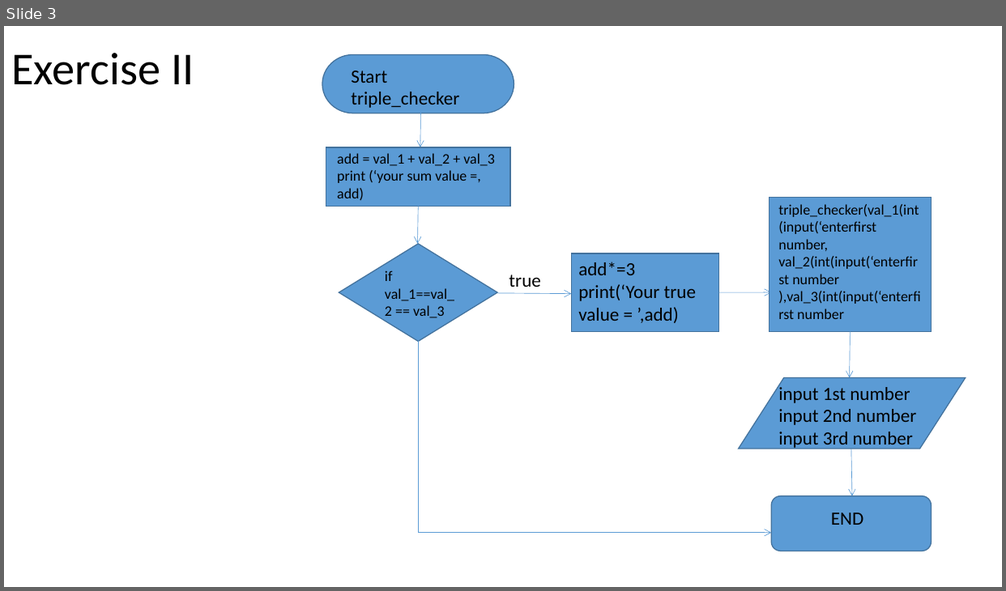
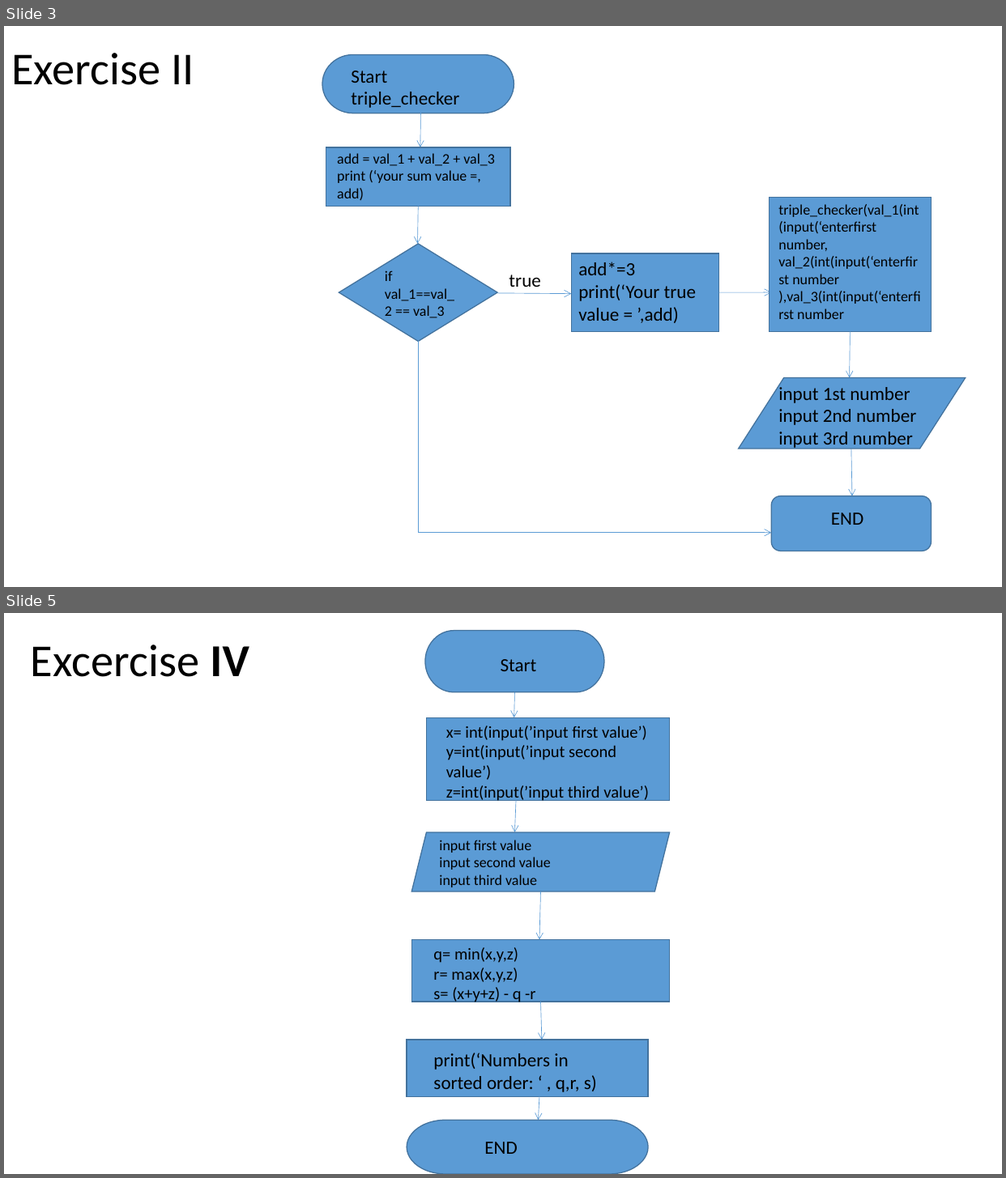
Before and after one commit to ehianeoigiagbepau/ehianeCSC102, a slide deck: flowchart for lab practice 1.pptx. Shown one above the other, each under a label of ours: slide 3 before the commit, slides 3 and 5 after it; the slides between them are not shown. The pictures are 1006x591 and 1006x1178 pixels, drawn with LibreOffice and Linux fonts; fonts in the diff are those of the drawing. Boxes give left, top, right and bottom in pixels: in the first picture for what was removed or moved away, otherwise in the second. Text is boxed around its words. In the diff, an @@ line names an element or a change of style, - is before the commit and + after.

```diff
--- a/flowchart for lab practice 1.pptx
+++ b/flowchart for lab practice 1.pptx
@@ slide 5 added at (x1=4, y1=613, x2=1002, y2=1174), background #FFFFFF @@
@@ pill shape added at (x1=425, y1=630, x2=604, y2=692), fill #5B9BD5, outline #43739E 1 pt @@
@@ title added at (x1=31, y1=645, x2=249, y2=677), 44 pt, text #000000 @@
+Excercise IV
@@ text added at (x1=501, y1=659, x2=537, y2=671), 18 pt, text #000000 @@
+Start
@@ arrow added from (514, 692) to (513, 717), #5B9BD5 0.5 pt @@
@@ rectangle added at (x1=426, y1=717, x2=670, y2=801), fill #5B9BD5, outline #43739E 1 pt @@
@@ text added at (x1=446, y1=726, x2=649, y2=803), 16 pt, text #000000 @@
+x= int(input(’input first value’)
+y=int(input(’input second value’)
+z=int(input(’input third value’)
@@ arrow added from (516, 800) to (514, 833), #5B9BD5 0.5 pt @@
@@ parallelogram added at (x1=412, y1=833, x2=671, y2=892), fill #5B9BD5, outline #43739E 1 pt @@
@@ text added at (x1=439, y1=840, x2=551, y2=888), 14 pt, text #000000 @@
+input first value
+input second value
+input third value
@@ arrow added from (541, 892) to (539, 940), #5B9BD5 0.5 pt @@
@@ rectangle added at (x1=412, y1=940, x2=671, y2=1003), fill #5B9BD5, outline #43739E 1 pt @@
@@ text added at (x1=433, y1=948, x2=535, y2=1004), 16 pt, text #000000 @@
+q= min(x,y,z)
+r= max(x,y,z)
+s= (x+y+z) - q -r
@@ arrow added from (541, 1002) to (543, 1040), #5B9BD5 0.5 pt @@
@@ rectangle added at (x1=407, y1=1040, x2=649, y2=1097), fill #5B9BD5, outline #43739E 1 pt @@
@@ text added at (x1=433, y1=1053, x2=597, y2=1093), 18 pt, text #000000 @@
+print(‘Numbers in sorted order: ‘ , q,r, s)
@@ arrow added from (539, 1097) to (539, 1121), #5B9BD5 0.5 pt @@
@@ pill shape added at (x1=407, y1=1121, x2=649, y2=1174), fill #5B9BD5, outline #43739E 1 pt @@
@@ text added at (x1=484, y1=1142, x2=517, y2=1154), 18 pt, text #000000 @@
+END
```
Also in this commit, not shown: 1 slide changed, 2 other slides added.
